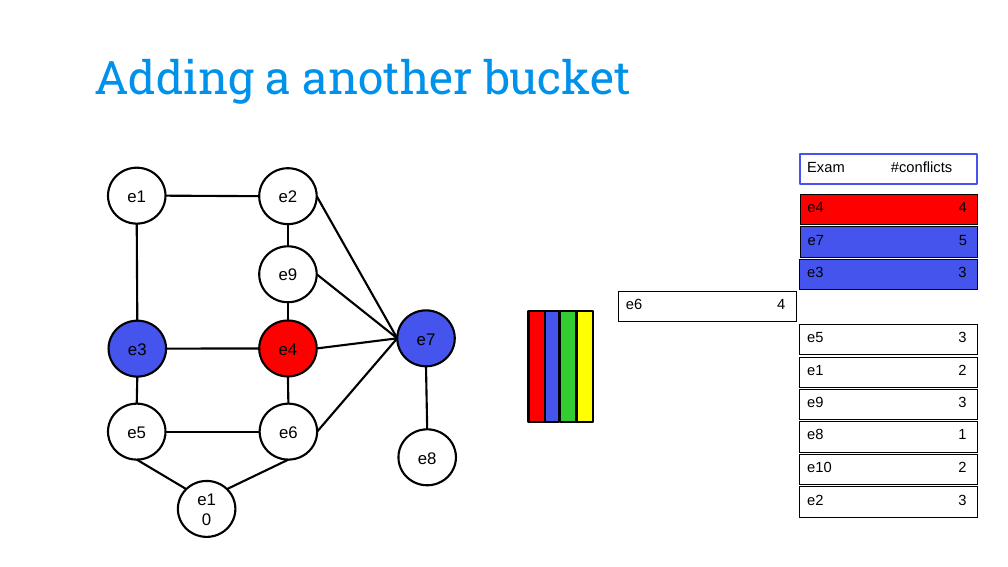
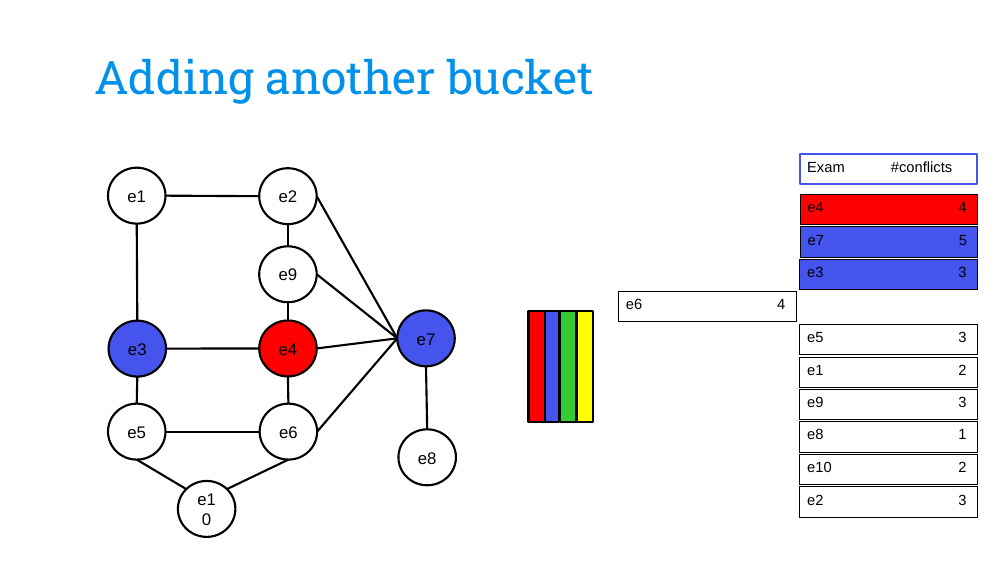
Before and after one commit to CarolinaBianchi/ETPsolver, a slide deck: slide 15 of Optimization/doc/ETPslides_OMAAL_group11.pptx. Drawn at 1008x567 pixels with LibreOffice and Linux fonts; fonts in the diff are those of the drawing; background and template pictures are left out. Boxes give left, top, right and bottom in pixels: in the first picture for what was removed or moved away, otherwise in the second. Text is boxed around its words. In the diff, an @@ line names an element or a change of style, - is before the commit and + after.

```diff
--- a/Optimization/doc/ETPslides_OMAAL_group11.pptx
+++ b/Optimization/doc/ETPslides_OMAAL_group11.pptx
@@ text at [94,58,594,104]: text changed @@
-Adding a another bucket
+Adding another bucket
```
Also in this commit, not shown: 15 other slides changed, 12 slides added, 4 slides removed.
